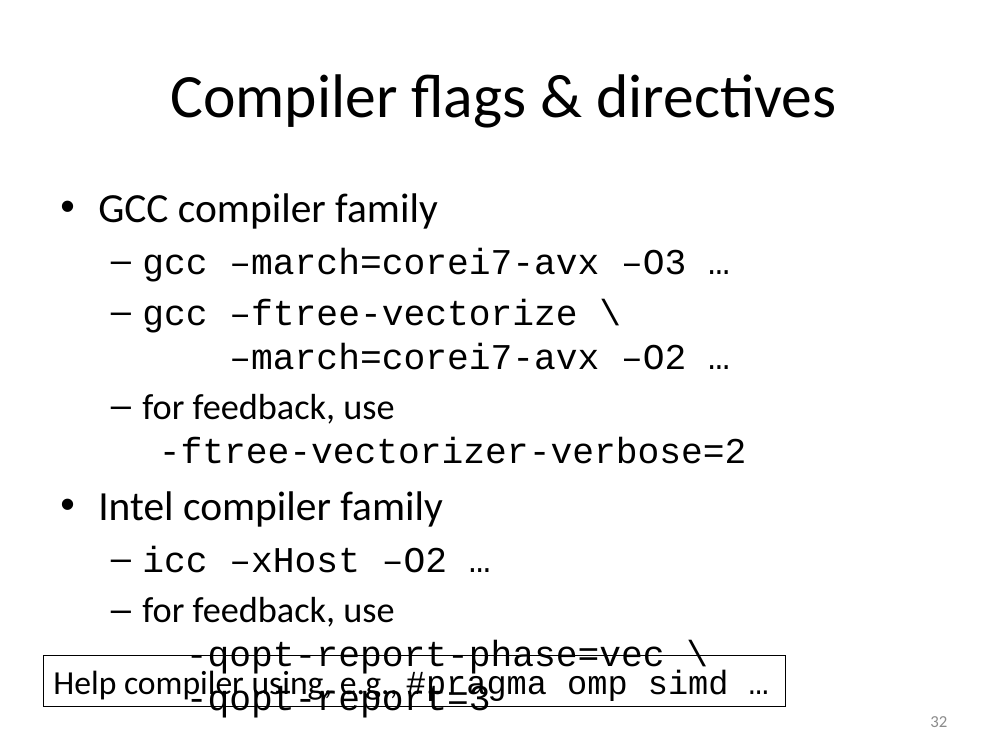
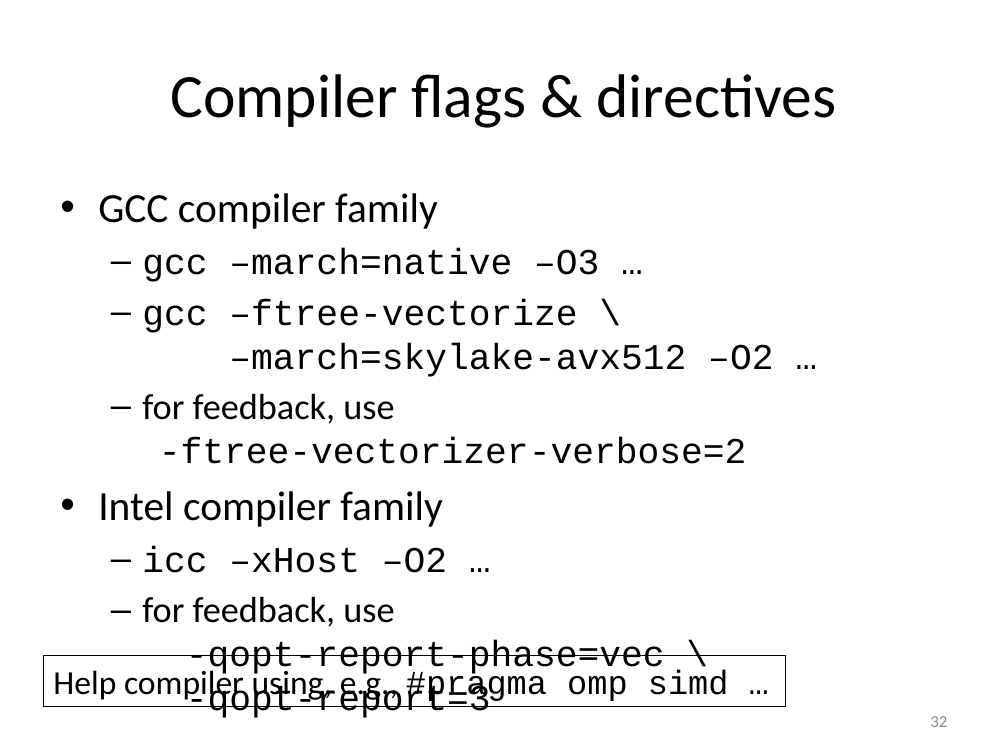
Before and after one commit to gjbex/Code-optimization, a slide deck: slide 32 of code_optimization.pptx. Drawn at 1008x756 pixels with LibreOffice and Linux fonts; fonts in the diff are those of the drawing. Boxes give left, top, right and bottom in pixels: in the first picture for what was removed or moved away, otherwise in the second. Text is boxed around its words. In the diff, an @@ line names an element or a change of style, - is before the commit and + after.

Commit message:
Update compiler options

```diff
--- a/code_optimization.pptx
+++ b/code_optimization.pptx
@@ text at box(142, 249, 773, 377): text changed @@
-  – gcc –march=corei7-avx –O3 …
-  – gcc –ftree-vectorize \
-    –march=corei7-avx –O2 …
+  – gcc –march=native –O3 …
+  – gcc –ftree-vectorize \
+    –march=skylake-avx512 –O2 …
```
